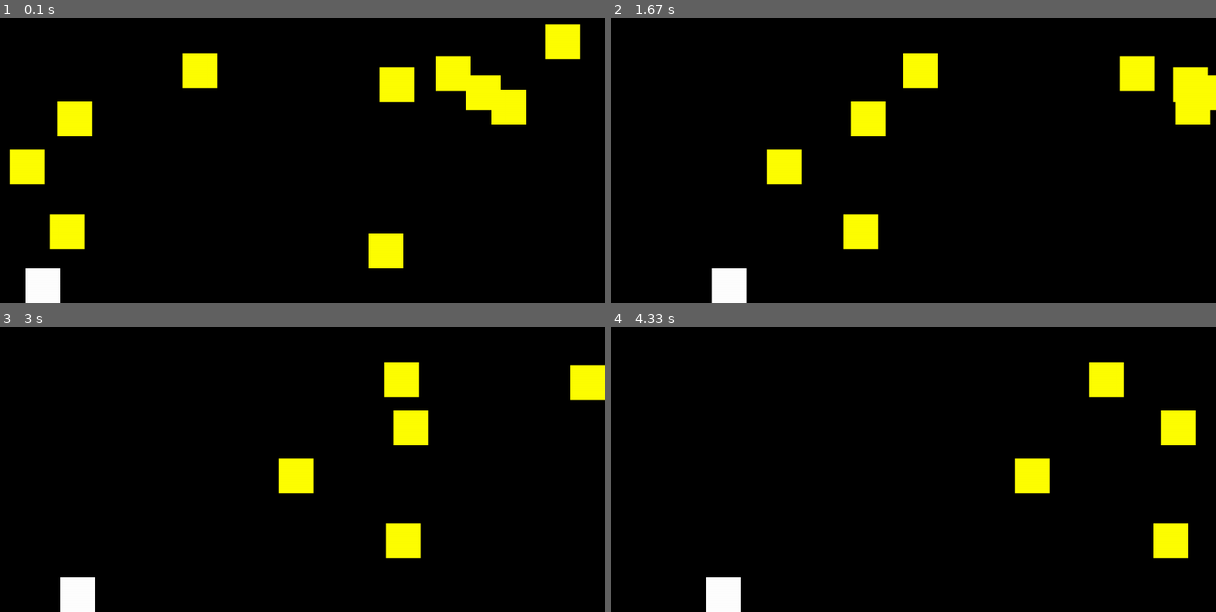
Above: before the commit, frames 1-4 (two rows, left to right).
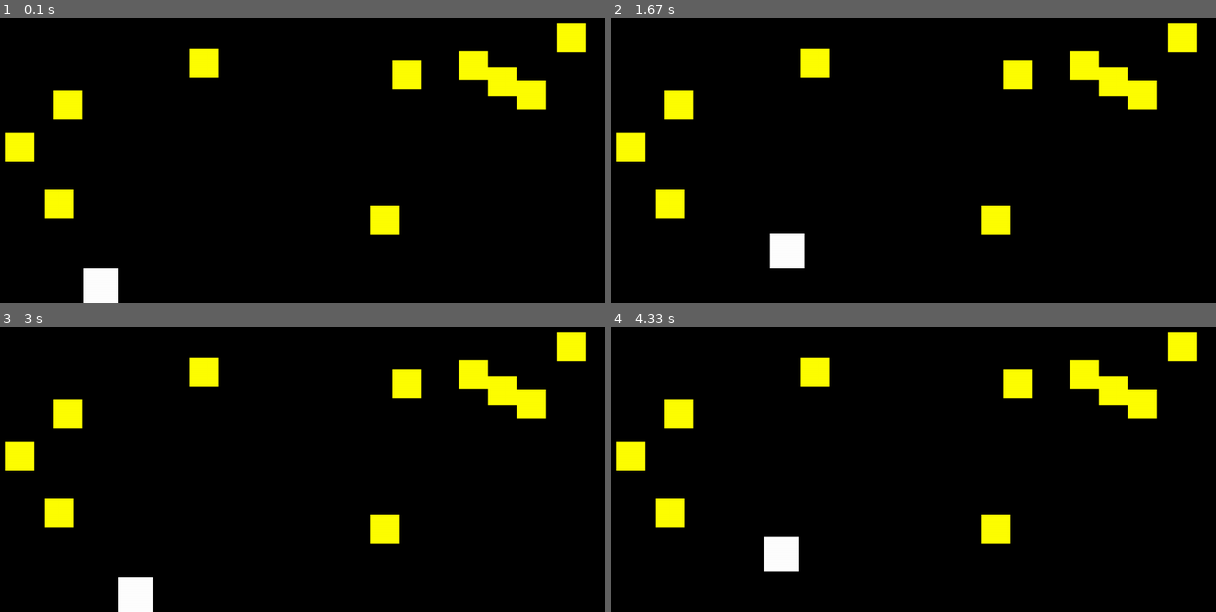
Above: after the commit, the same moments.

Repository: Djkde01/PygameMapping
Game: pygame game, started from juego.py
The game is run twice, just before and just after one commit, with the same random seed, the same clock (stepped at 60 frames per second) and the same inputs.
Inputs (mouse positions are in pixels of both pictures, inside the frame that each line leads up to):
- Up to frame 1 (0.1 s): no input
- Up to frame 2 (1.67 s): click (871, 157) at 0.38 s; hold Right 0.67-1.13 s; hold Up 1.17-1.47 s; hold Right from 1.5 s (still down)
- Up to frame 3 (3 s): release Right at 1.97 s; hold Left 2-2.53 s; hold Down 2.57-2.87 s; hold Left from 2.9 s (still down)
- Up to frame 4 (4.33 s): release Left at 3.3 s; hold Up 3.33-3.7 s; hold Right from 3.73 s (still down)

The runs differ from the first frame. In frame 1, 9.4% of the frame differs, in the area x 0-97%, y 1-100%; in frame 2, 11%, in the area x 0-100%, y 1-100%; in frame 3, 9.0%; in frame 4, 8.5%.

Commit message:
Version 0.2 colision bala activa

Diff:
--- a/juego.py
+++ b/juego.py
@@ -23,17 +23,17 @@
 
     def RetPos(self):
         x = self.rect.x
-        y = self.rect.y
+        y = self.rect.y - 20
         return [x,y]
 
     def update(self):
         self.rect.x += self.velx
-        #self.rect.y += self.vely
+        self.rect.y += self.vely
 
 class Rival(pygame.sprite.Sprite):
     def __init__ (self,pos):
         pygame.sprite.Sprite.__init__(self)
-        self.image = pygame.Surface([60,60])
+        self.image = pygame.Surface([50,50])
         self.image.fill(AMARILLO)
         self.rect = self.image.get_rect()
         self.rect.x = pos[0]
@@ -42,7 +42,9 @@
         self.vely = 0
 
     def update(self):
-        self.rect.x += self.velx
+        #self.rect.x += self.velx
+        #self.rect.y += self.vely
+        pass
 
 class Bala(pygame.sprite.Sprite):
     def __init__ (self,pos):
@@ -58,28 +60,31 @@
         self.rect.y += self.vely
 
 if __name__ == '__main__':
+    pygame.init()
     ventana=pygame.display.set_mode([ANCHO,ALTO])
     #Grupos
     jugadores = pygame.sprite.Group()
     rivales = pygame.sprite.Group()
     balas = pygame.sprite.Group()
 
-    j=Jugador([200,200])
+    j=Jugador([300,200])
     jugadores.add(j)
 
     n=10
     for i in range(n):
-        x = random.randrange(0,(ANCHO-60))
-        y = random.randrange(0,(ALTO-100))
-        vx = random.randrange(2,10)
+        x = random.randrange(ANCHO)
+        y = random.randrange((ALTO-150))
+        vx = random.randrange(10)
         r = Rival([x,y])
         r.velx = vx
         rivales.add(r)
 
+    ptos = 0
     reloj = pygame.time.Clock()
     fin = False
 
     while not fin:
+        #Gestion de eventos
         for event in pygame.event.get():
             if event.type == pygame.QUIT:
                 fin = True
@@ -106,10 +111,18 @@
                 balas.add(b)
 
         #Control
-        ls_obj = pygame.sprite.spritecollide(j,rivales,True)
+        if j.rect.x > ANCHO:
+            j.rect.x = 0 - j.rect.width
+
+        #Colision
+        ls_col = pygame.sprite.spritecollide(j,rivales,True)
+        for e in ls_col:
+            ptos += 1
+        #print (ptos)
 
         #Limpieza de memoria
         for b in balas:
+            ls_r = pygame.sprite.spritecollide(b,rivales,True)
             if b.rect.y < -50:
                 balas.remove(b)
 
